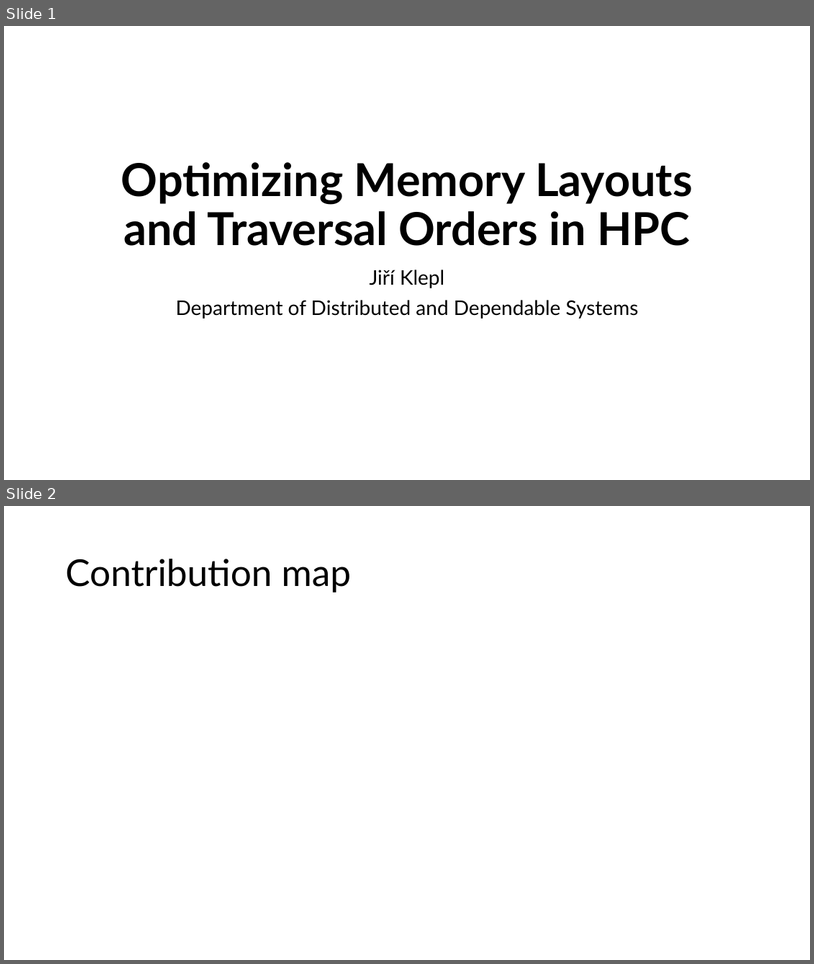
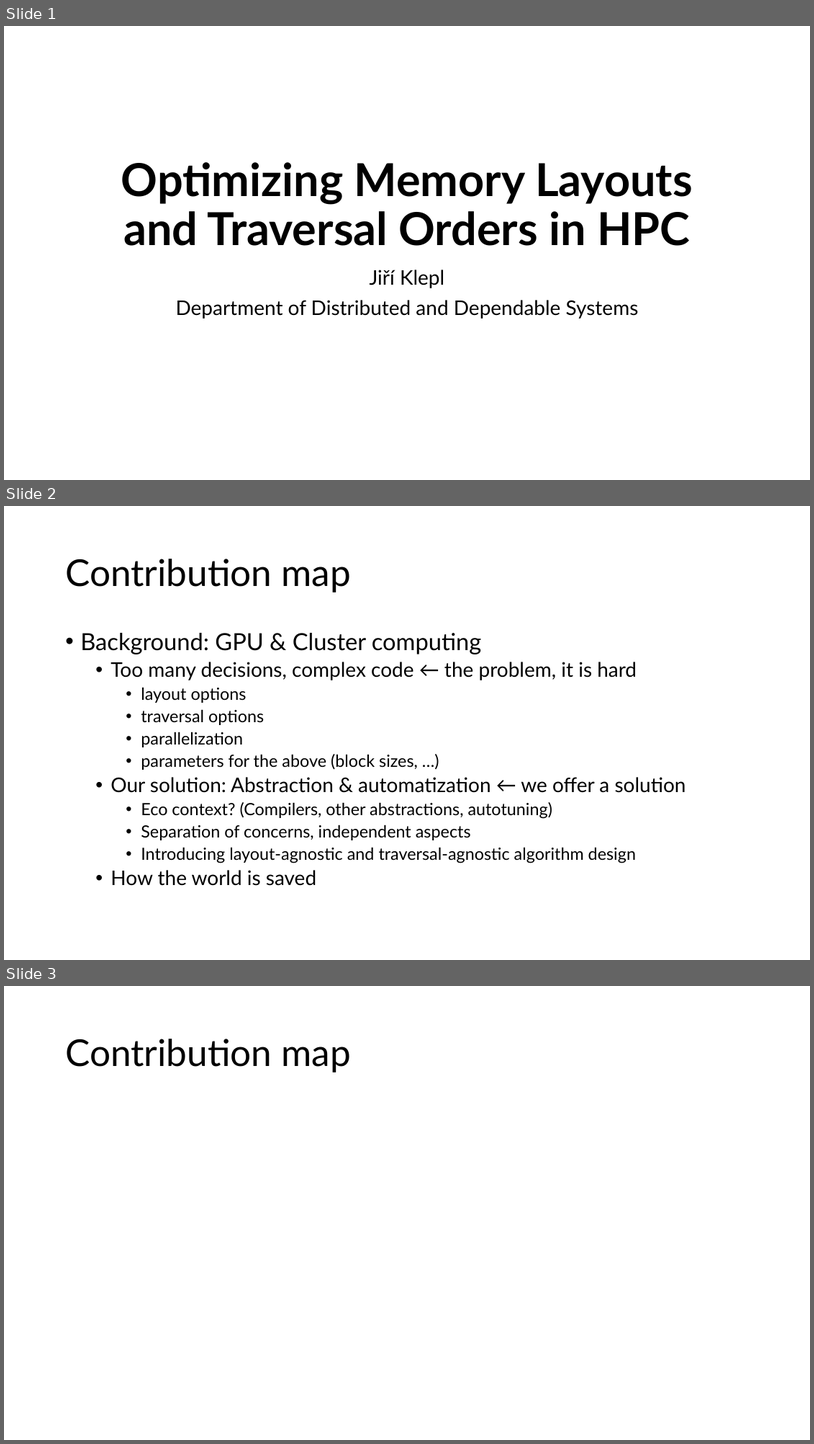
Before and after one commit to jiriklepl/phd-thesis, a slide deck: slides/Optimizing Memory Layouts and Traversal Orders in High-Performance Computing.pptx. Shown one above the other, each under a label of ours: slides 1 and 2 before the commit, slides 1, 2 and 3 after it. The pictures are 814x964 and 814x1444 pixels, drawn with LibreOffice and Linux fonts; fonts in the diff are those of the drawing. Boxes give left, top, right and bottom in pixels: in the first picture for what was removed or moved away, otherwise in the second. Text is boxed around its words. In the diff, an @@ line names an element or a change of style, - is before the commit and + after.

```diff
--- a/slides/Optimizing Memory Layouts and Traversal Orders in High-Performance Computing.pptx
+++ b/slides/Optimizing Memory Layouts and Traversal Orders in High-Performance Computing.pptx
@@ slide 2 added at [4, 506, 810, 960], background #FFFFFF @@
@@ title added at [65, 559, 351, 592], 44 pt, text #000000 @@
+Contribution map
@@ text added at [80, 633, 687, 885], 20 pt, text #000000 @@
+• Background: GPU & Cluster computing
+  • Too many decisions, complex code ← the problem, it is hard
+    • layout options
+    • traversal options
+    • parallelization
+    • parameters for the above (block sizes, …)
+  • Our solution: Abstraction & automatization ← we offer a solution
+    • Eco context? (Compilers, other abstractions, autotuning)
+    • Separation of concerns, independent aspects
+    • Introducing layout-agnostic and traversal-agnostic algorithm design
+  • How the world is saved
@@ what was slide 2 is now slide 3 @@
```
Also in this commit, not shown: 2 slides changed.
